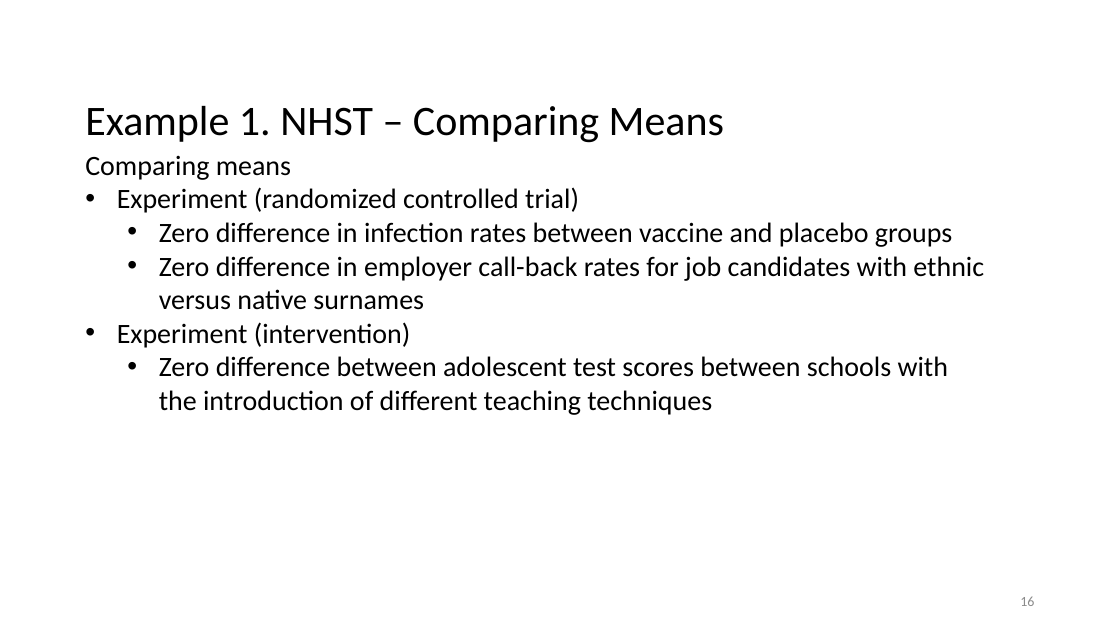
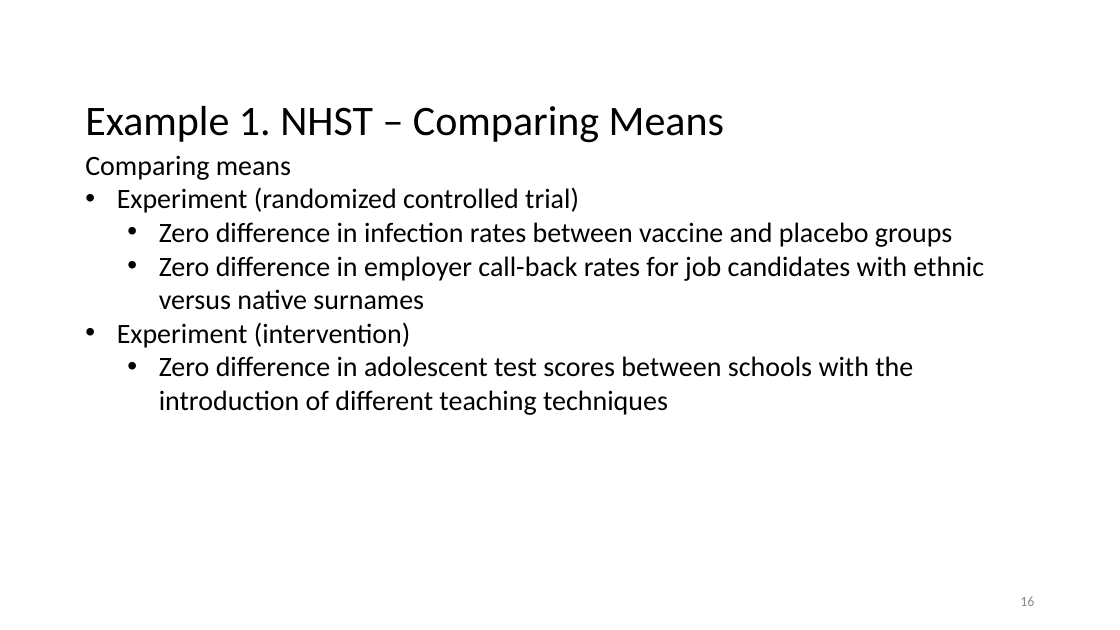
Before and after one commit to nbreznau/p_values, a slide deck: slide 16 of Breznau_Open_Science_P_Values.pptx. Drawn at 1120x630 pixels with LibreOffice and Linux fonts; fonts in the diff are those of the drawing; background and template pictures are left out. Boxes give left, top, right and bottom in pixels: in the first picture for what was removed or moved away, otherwise in the second. Text is boxed around its words. In the diff, an @@ line names an element or a change of style, - is before the commit and + after.

Commit message:
Edited pptx

```diff
--- a/Breznau_Open_Science_P_Values.pptx
+++ b/Breznau_Open_Science_P_Values.pptx
@@ text at (159,356,913,415): text changed @@
-  • Zero difference between adolescent test scores between schools with the introduction of different teaching techniques
+  • Zero difference in adolescent test scores between schools with the introduction of different teaching techniques
```
